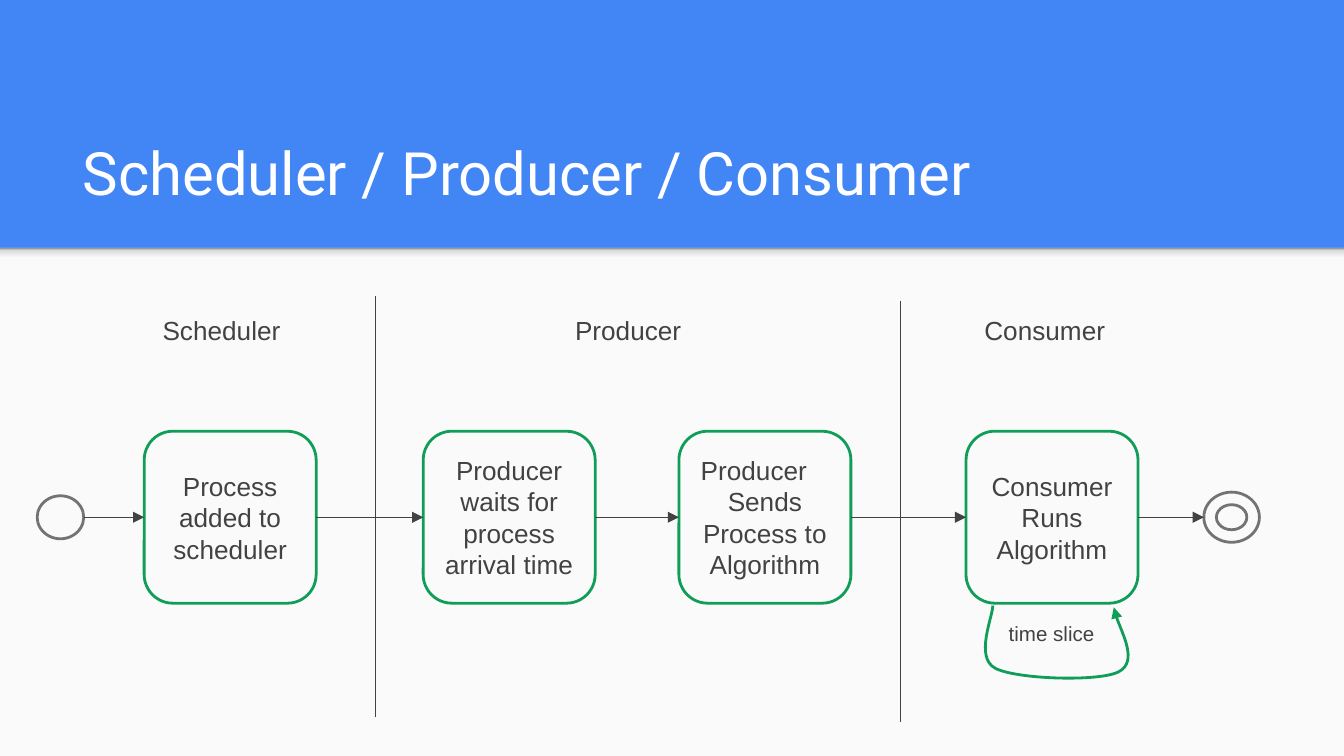
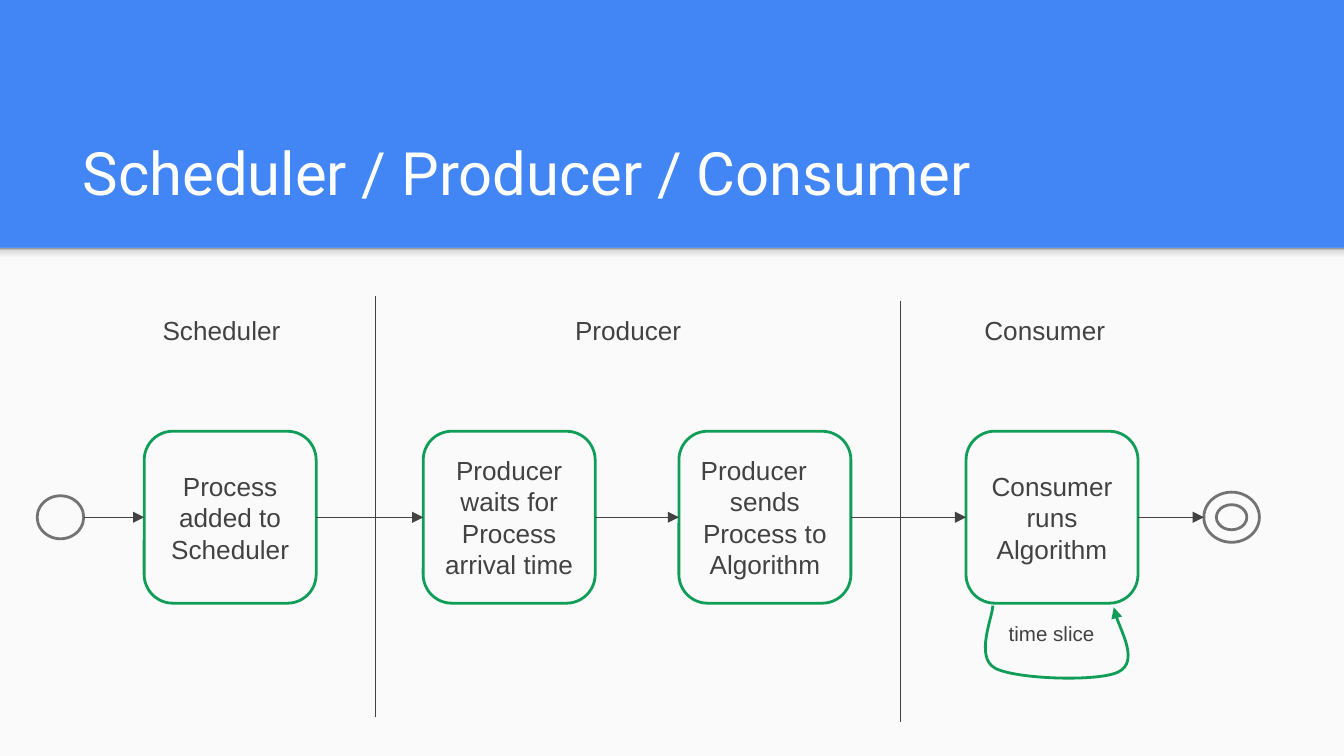
Before and after one commit to ryjen/scheduling-algos, a slide deck: slide 6 of scheduling/slides.pptx (slide 8 before the commit). Drawn at 1344x756 pixels with LibreOffice and Linux fonts; fonts in the diff are those of the drawing. Boxes give left, top, right and bottom in pixels: in the first picture for what was removed or moved away, otherwise in the second. Text is boxed around its words. In the diff, an @@ line names an element or a change of style, - is before the commit and + after.

```diff
--- a/scheduling/slides.pptx
+++ b/scheduling/slides.pptx
@@ text in rounded rectangle at <box>171,478,289,560</box>: text changed @@
-Process added to scheduler
+Process added to Scheduler
@@ text in rounded rectangle at <box>445,461,573,575</box>: text changed @@
-Producer waits for process arrival time
+Producer waits for Process arrival time
@@ text in rounded rectangle at <box>992,477,1113,564</box>: text changed @@
-Consumer Runs Algorithm
+Consumer runs Algorithm
@@ text in rounded rectangle at <box>703,492,827,580</box>: text changed @@
-Sends Process to Algorithm
+sends Process to Algorithm
```
Also in this commit, not shown: 3 other slides changed.
